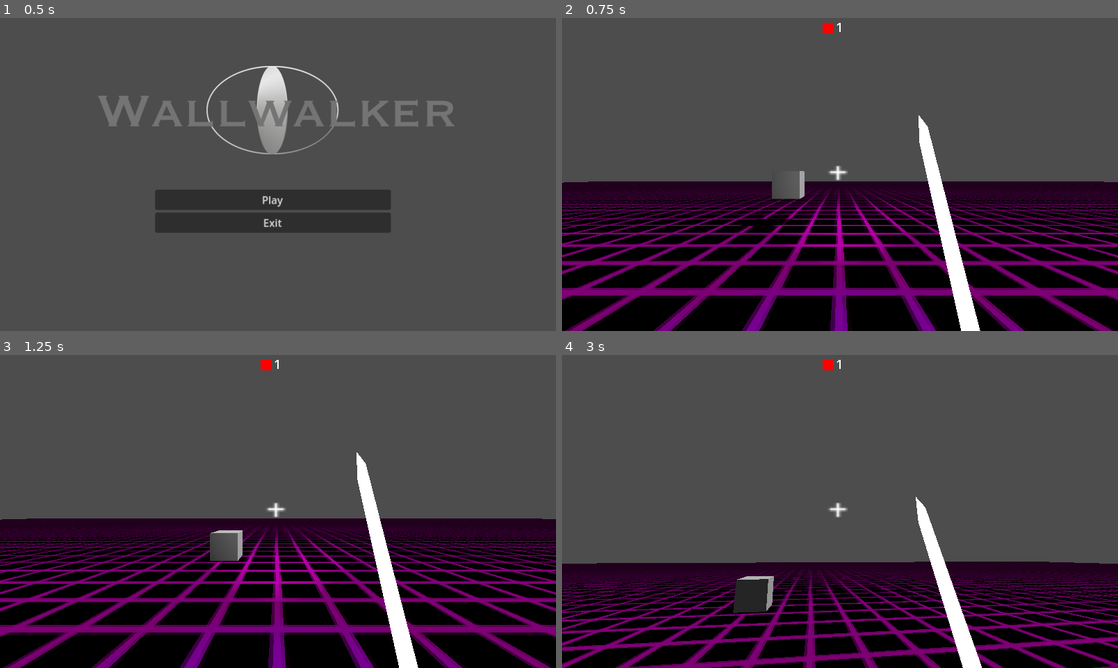
Above: before the commit, frames 1-4 (two rows, left to right).
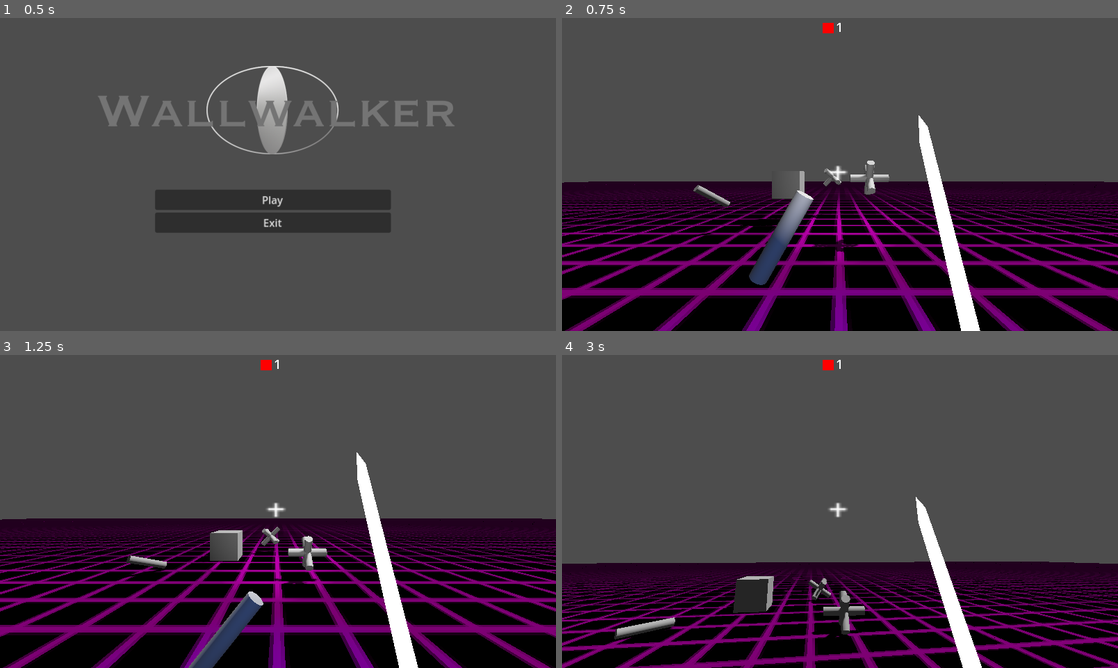
Above: after the commit, the same moments.

Repository: HanSolo626/Wallwalker
Game: Godot game, scene res://scenes/main_menu.tscn
Two runs of this game, one before a commit and one after it. Both use one fixed random seed, a clock stepped at 60 frames per second and the inputs below.
Inputs (mouse positions are in pixels of both pictures, inside the frame that each line leads up to):
- Up to frame 1 (0.5 s): no input
- Up to frame 2 (0.75 s): click "Play" at 0.5 s
- Up to frame 3 (1.25 s): no input
- Up to frame 4 (3 s): tap Enter (ui_accept) at 1.25 s; move the mouse to (867, 511) at 1.27 s; hold Up (ui_up) from 1.28 s (still down); right-click (867, 511) at 1.35 s; tap Space (jump) at 1.52, 2.27 s; tap T (test) at 1.55, 2.1 s; move the mouse to (812, 511) at 2.02 s; right-click (812, 511) at 2.3 s; move the mouse to (851, 505) at 2.77 s; tap L (flashlight) at 2.85 s

Frame 1 is identical in both runs. In frame 2, 1.7% of the frame differs, in the area x 23-59%, y 45-86%; in frame 3, 1.7%, in the area x 22-59%, y 54-100%; in frame 4, 1.0%.

Commit message:
added other objects and ability to dismiss bindings

Diff:
--- /dev/null
+++ b/scenes/column.tscn
@@ -0,0 +1,21 @@
+[gd_scene load_steps=4 format=3 uid="uid://cnl2x6g81er81"]
+
+[ext_resource type="Script" path="res://scripts/lashable_object.gd" id="1_0e7w1"]
+
+[sub_resource type="BoxShape3D" id="BoxShape3D_1jbrb"]
+size = Vector3(0.5, 2, 0.5)
+
+[sub_resource type="CylinderMesh" id="CylinderMesh_mrnuc"]
+top_radius = 0.2
+bottom_radius = 0.2
+
+[node name="Column" type="RigidBody3D"]
+collision_layer = 8
+collision_mask = 15
+script = ExtResource("1_0e7w1")
+
+[node name="CollisionShape3D" type="CollisionShape3D" parent="."]
+shape = SubResource("BoxShape3D_1jbrb")
+
+[node name="MeshInstance3D" type="MeshInstance3D" parent="."]
+mesh = SubResource("CylinderMesh_mrnuc")
--- a/scenes/lashable_object.tscn
+++ b/scenes/lashable_object.tscn
@@ -14,6 +14,7 @@
 [node name="LashableObject" type="RigidBody3D"]
 collision_layer = 8
 collision_mask = 15
+mass = 2.0
 script = ExtResource("1_hftsd")
 
 [node name="Collision" type="CollisionShape3D" parent="."]
--- /dev/null
+++ b/scenes/tack.tscn
@@ -0,0 +1,37 @@
+[gd_scene load_steps=4 format=3 uid="uid://b85dkbenwe75v"]
+
+[ext_resource type="Script" path="res://scripts/lashable_object.gd" id="1_jhvk5"]
+
+[sub_resource type="BoxShape3D" id="BoxShape3D_1jbrb"]
+size = Vector3(0.5, 2, 0.5)
+
+[sub_resource type="CylinderMesh" id="CylinderMesh_mrnuc"]
+top_radius = 0.2
+bottom_radius = 0.2
+
+[node name="Tack" type="RigidBody3D"]
+collision_layer = 8
+collision_mask = 15
+script = ExtResource("1_jhvk5")
+
+[node name="CollisionShape3D" type="CollisionShape3D" parent="."]
+shape = SubResource("BoxShape3D_1jbrb")
+
+[node name="MeshInstance3D" type="MeshInstance3D" parent="."]
+mesh = SubResource("CylinderMesh_mrnuc")
+
+[node name="CollisionShape3D2" type="CollisionShape3D" parent="."]
+transform = Transform3D(-4.37114e-08, -1, 0, 1, -4.37114e-08, 0, 0, 0, 1, 0, 0, 0)
+shape = SubResource("BoxShape3D_1jbrb")
+
+[node name="MeshInstance3D2" type="MeshInstance3D" parent="."]
+transform = Transform3D(-4.37114e-08, -1, 0, 1, -4.37114e-08, 0, 0, 0, 1, 0, 0, 0)
+mesh = SubResource("CylinderMesh_mrnuc")
+
+[node name="CollisionShape3D3" type="CollisionShape3D" parent="."]
+transform = Transform3D(1.91069e-15, 4.37114e-08, -1, 1, -4.37114e-08, 0, -4.37114e-08, -1, -4.37114e-08, 0, 0, 0)
+shape = SubResource("BoxShape3D_1jbrb")
+
+[node name="MeshInstance3D3" type="MeshInstance3D" parent="."]
+transform = Transform3D(1.91069e-15, 4.37114e-08, -1, 1, -4.37114e-08, 0, -4.37114e-08, -1, -4.37114e-08, 0, 0, 0)
+mesh = SubResource("CylinderMesh_mrnuc")
--- a/scenes/world.tscn
+++ b/scenes/world.tscn
@@ -9,6 +9,8 @@
 [ext_resource type="PackedScene" uid="uid://cpokt6f8msde" path="res://scenes/basic_ceiling_light.tscn" id="5_48cs3"]
 [ext_resource type="Script" path="res://scripts/CheatMenu.gd" id="7_3dfte"]
 [ext_resource type="PackedScene" uid="uid://dfllykgtovd4s" path="res://scenes/lashable_object.tscn" id="8_172p4"]
+[ext_resource type="PackedScene" uid="uid://cnl2x6g81er81" path="res://scenes/column.tscn" id="10_ku73m"]
+[ext_resource type="PackedScene" uid="uid://b85dkbenwe75v" path="res://scenes/tack.tscn" id="11_hlo77"]
 
 [sub_resource type="ProceduralSkyMaterial" id="ProceduralSkyMaterial_d783x"]
 sky_top_color = Color(0.448753, 0.446873, 0.455253, 1)
@@ -207,6 +209,18 @@
 [node name="LashableObject" parent="." instance=ExtResource("8_172p4")]
 transform = Transform3D(1, 0, 0, 0, 1, 0, 0, 0, 1, -3.87222, 0.90325, -15.503)
 
+[node name="Column" parent="." instance=ExtResource("10_ku73m")]
+transform = Transform3D(0.869719, 0.493547, 0, -0.493547, 0.869719, 0, 0, 0, 1, -1.22231, 0.354219, -4.17643)
+
+[node name="Column2" parent="." instance=ExtResource("10_ku73m")]
+transform = Transform3D(0.869719, 0.493547, 0, 0.313436, -0.55233, 0.772457, 0.381244, -0.67182, -0.635068, -7.41599, 0.354219, -11.7836)
+
+[node name="Tack" parent="." instance=ExtResource("11_hlo77")]
+transform = Transform3D(1, 0, 0, 0, 0.795526, -0.605919, 0, 0.605919, 0.795526, 1.53883, 1.45128, -10.6374)
+
+[node name="Tack2" parent="." instance=ExtResource("11_hlo77")]
+transform = Transform3D(0.69819, -0.569527, 0.433785, 0.715912, 0.555429, -0.423047, 0, 0.605919, 0.795526, -0.62764, 1.45128, -17.6942)
+
 [connection signal="text_submitted" from="CheatMenu/CheatBarBox/CheatBar" to="CheatMenu" method="_on_cheat_bar_text_submitted"]
 [connection signal="pressed" from="PauseMenu/VBoxContainer/ResumeButton" to="PauseMenu" method="_on_resume_button_pressed"]
 [connection signal="pressed" from="PauseMenu/VBoxContainer/ExitToMainMenuButton" to="PauseMenu" method="_on_exit_to_main_menu_button_pressed"]
--- a/scripts/lashable_object.gd
+++ b/scripts/lashable_object.gd
@@ -4,7 +4,7 @@
 var speed: float = 0.1
 var target = Vector3(0, 0, 0)
 var target_dir
-var attraction_force_speed = 50
+var attraction_force_speed = 1
 var time_delta: float
 
 var gravity = ProjectSettings.get_setting("physics/3d/default_gravity")
@@ -23,20 +23,15 @@
 func set_target(new_target: Vector3):
 	target = new_target
 	being_lashed = true
-	print(target)
 
 func _integrate_forces(state):
 	look_follow(state, global_transform, target)
-	# normal gravity
 
-	#if not being_lashed:
-	#	linear_velocity.y -= gravity * time_delta
 
 func _physics_process(delta):
 	time_delta = delta
 	if being_lashed:
-		print(target)
-		apply_force((target_dir * attraction_force_speed).normalized())
+		apply_impulse(target_dir)
 		gravity_scale = 0
 	else:
 		gravity_scale = 1
--- a/scripts/player.gd
+++ b/scripts/player.gd
@@ -371,15 +371,15 @@
 			if lashing_mode == 1 and ray_cast_3d.get_collider().has_method("is_block") and is_rotating() == false:
 				change_gravity(ray_cast_3d)
 			elif lashing_mode == 2:
-				print(ray_cast_3d.get_collider())
 				if object_to_bind == ray_cast_3d.get_collider():
 					object_to_bind = null
 					user_interface.set_binding_indicator(false)
+					if ray_cast_3d.get_collider().being_lashed:
+						ray_cast_3d.get_collider().being_lashed = false
 				elif object_to_bind == null and ray_cast_3d.get_collider().has_method("set_target"):
 					object_to_bind = ray_cast_3d.get_collider()
 					user_interface.set_binding_indicator(true)
-				else:
-					print("test")
+				elif object_to_bind != null:
 					object_to_bind.set_target(ray_cast_3d.get_collision_point())
 					object_to_bind = null
 					user_interface.set_binding_indicator(false)
Not shown: 1 places in scenes/world.tscn that only renumber resources
